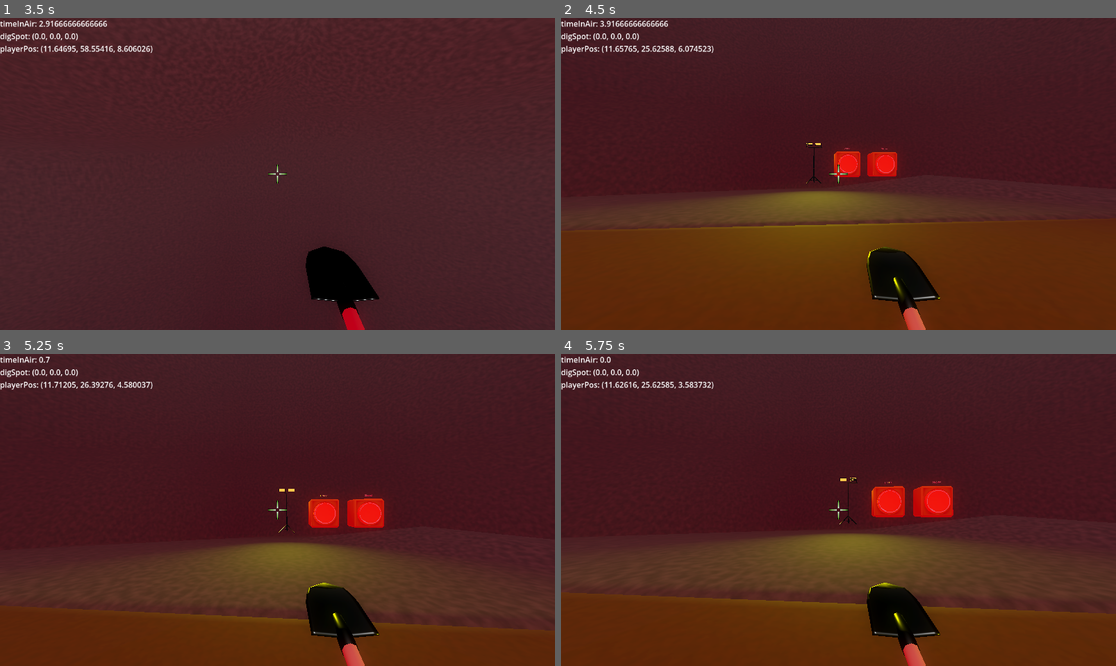
Above: before the commit, frames 1-4 (two rows, left to right).
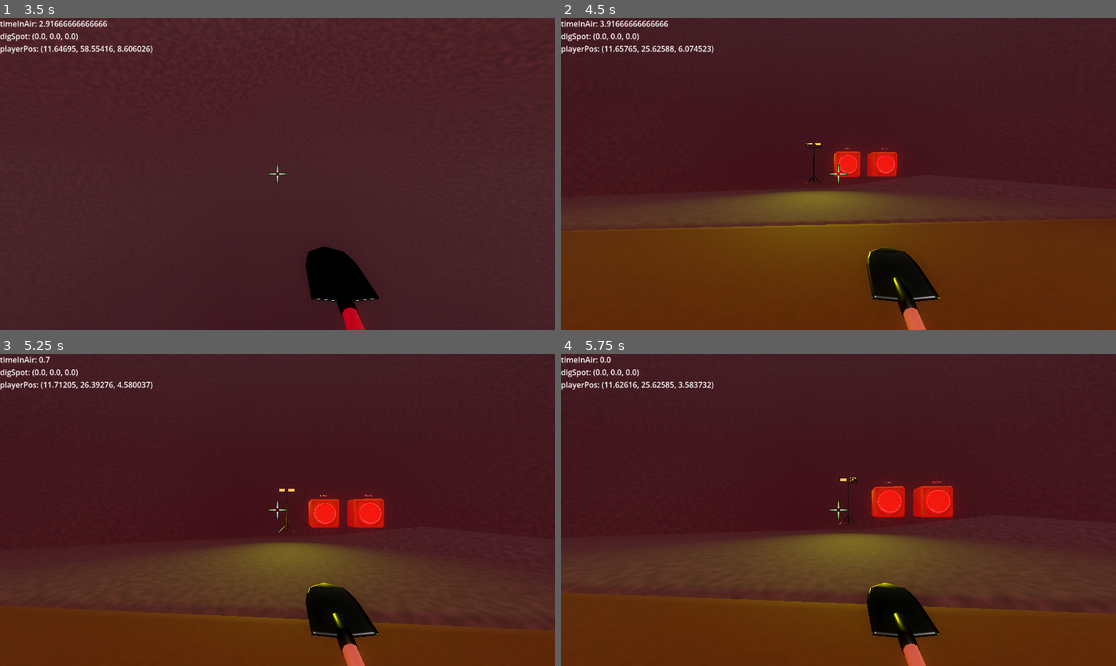
Above: after the commit, the same moments.

Repository: adamgiles1/digging-game
Game: Godot game, scene res://MainMenu.tscn
The game is run twice, just before and just after one commit, with the same random seed, the same clock (stepped at 60 frames per second) and the same inputs.
Inputs (mouse positions are in pixels of both pictures, inside the frame that each line leads up to):
- Up to frame 1 (3.5 s): click "Start Game" at 0.5 s; move the mouse to (305, 174) at 1.27 s; hold W (forward) from 1.28 s (still down); click (305, 174) at 1.35 s; tap Space (jump) at 1.52, 2.27 s; move the mouse to (249, 174) at 2.02 s; click (249, 174) at 2.1 s; move the mouse to (288, 167) at 2.77 s; right-click (288, 167) at 2.85 s; click (288, 167) at 3.05 s
- Up to frame 2 (4.5 s): keep holding W (forward); move the mouse to (832, 180) at 3.52 s; tap Shift at 3.6 s; tap Space (jump) at 3.77 s; click (832, 180) at 3.8 s; move the mouse to (877, 177) at 4.27 s; click (877, 177) at 4.35 s
- Up to frame 3 (5.25 s): keep holding W (forward); tap Space (jump) at 4.52 s; move the mouse to (233, 506) at 5.02 s; click (233, 506) at 5.1 s
- Up to frame 4 (5.75 s): keep holding W (forward); tap Space (jump) at 5.27 s

Frame 1 is identical in both runs. In frame 2, less than 0.1% of the frame differs, in the area x 45-64%, y 50-100%; in frame 3, less than 0.1%, in the area x 51-64%, y 47-100%; in frame 4, less than 0.1%.

Commit message:
Minecart track

Diff:
--- a/Game.tscn
+++ b/Game.tscn
@@ -5,7 +5,7 @@
 [ext_resource type="PackedScene" uid="uid://bjsjtrjonybcr" path="res://scripts/MarchingCubesGenerator.tscn" id="3_u44n3"]
 [ext_resource type="PackedScene" uid="uid://cqte4j0sxiqk8" path="res://items/lighting/SiteLight.tscn" id="4_sb48q"]
 [ext_resource type="PackedScene" uid="uid://brithxrc3iai1" path="res://items/button.tscn" id="4_t88pq"]
-[ext_resource type="PackedScene" uid="uid://dxqh3i4gxs5ag" path="res://items/Minecart.tscn" id="6_r0x5m"]
+[ext_resource type="PackedScene" uid="uid://bpvynq72e6th1" path="res://locations/MinecartDeposit.tscn" id="5_r0x5m"]
 
 [sub_resource type="Environment" id="Environment_sb48q"]
 background_mode = 2
@@ -82,6 +82,18 @@
 [node name="SiteLight2" parent="SiteStuff" unique_id=1649441935 instance=ExtResource("4_sb48q")]
 transform = Transform3D(0.49863157, 0.036967218, 0, -0.036967218, 0.49863157, 0, 0, 0, 0.5, 32.223644, 25.19319, 11.618603)
 
+[node name="SiteLight3" parent="SiteStuff" unique_id=728198820 instance=ExtResource("4_sb48q")]
+transform = Transform3D(-0.4976721, -0.04819215, 4.370029e-08, -0.04819215, 0.49767214, 9.848301e-10, -4.3316323e-08, -6.94687e-09, -0.5, -15.776356, 25.000032, 12.310799)
+
+[node name="SiteLight4" parent="SiteStuff" unique_id=633699386 instance=ExtResource("4_sb48q")]
+transform = Transform3D(-0.43301272, 0, 0.24999996, 0, 0.50000006, 0, -0.24999996, 0, -0.43301272, -8.876356, 24.900032, 30.310799)
+
+[node name="SiteLight5" parent="SiteStuff" unique_id=355310388 instance=ExtResource("4_sb48q")]
+transform = Transform3D(0.35355335, 0, 0.3535534, 0, 0.50000006, 0, -0.3535534, 0, 0.35355335, 23.123644, 24.900032, 30.310799)
+
+[node name="MinecartDeposit" parent="SiteStuff" unique_id=700178202 instance=ExtResource("5_r0x5m")]
+transform = Transform3D(-4.371139e-08, 0, -1, 0, 1, 0, 1, 0, -4.371139e-08, 6.4275684, 25.554272, 41.873302)
+
 [node name="Button" parent="." unique_id=28593587 instance=ExtResource("4_t88pq")]
 transform = Transform3D(1, 0, 0, 0, 1, 0, 0, 0, 1, 13.785077, 26.773952, -10.812453)
 
@@ -108,7 +120,4 @@
 light_negative = true
 omni_range = 20.0
 
-[node name="Minecart" parent="." unique_id=497628601 instance=ExtResource("6_r0x5m")]
-transform = Transform3D(-2.1855694e-08, 0, 0.5, 0, 0.5, 0, -0.5, 0, -2.1855694e-08, 6.259908, 25.603157, 39.02667)
-
 [editable path="cave"]
--- a/GameManager.gd
+++ b/GameManager.gd
@@ -43,11 +43,14 @@
 		rock.dig_touch()
 
 func init_world() -> void:
+	### place rocks
 	var start = Time.get_unix_time_from_system()
 	for x in range(dirt_x_neg_edge, dirt_x_pos_edge):
 		for y in range(20, dirt_top_height):
 			for z in range(dirt_z_neg_edge, dirt_z_pos_edge):
-				spawn_thing(Vector3(x, y, z))
+				if randi_range(0, 2) == 0:
+					var offset := Vector3(randf_range(-.5, .5), randf_range(-.25, .25), randf_range(-.5, .5))
+					spawn_rock(Vector3(x, y, z) + offset, Vector3(randf_range(0, TAU), randf_range(0, TAU), randf_range(0, TAU)))
 	var end = Time.get_unix_time_from_system()
 	print("took ", (end - start), " seconds to place rocks")
 
@@ -55,10 +58,11 @@
 	add_child(voxel_ground)
 	voxel_ground.initial_generate()
 
-func spawn_thing(pos: Vector3) -> void:
+func spawn_rock(pos: Vector3, rot: Vector3) -> void:
 	var rock: Rock = rock_scenes.pick_random().instantiate()
 	add_child(rock)
 	rock.global_position = pos
+	rock.rotation = rot
 
 func spawn_drone() -> Drone:
 	var drone: Drone = preload("res://equipment/drones/drone1.tscn").instantiate()
--- a/items/rock.gd
+++ b/items/rock.gd
@@ -22,6 +22,8 @@
 		if no_ground_below:
 			Debug.log_error_count("rockWouldHaveBeenPrevented", 1)
 		queue_free()
+
+	linear_velocity = Vector3(0, 1, 0)
 
 func check_if_dug_out() -> void:
 	var query := PhysicsShapeQueryParameters3D.new()
--- /dev/null
+++ b/locations/MinecartDeposit.tscn
@@ -0,0 +1,12 @@
+[gd_scene format=3 uid="uid://bpvynq72e6th1"]
+
+[ext_resource type="PackedScene" uid="uid://dxqh3i4gxs5ag" path="res://items/Minecart.tscn" id="1_iyhcg"]
+[ext_resource type="PackedScene" uid="uid://bw13mqr7l3mtf" path="res://assets/models/minecart-track.glb" id="2_jp5yq"]
+
+[node name="MinecartDeposit" type="Node3D" unique_id=700178202]
+
+[node name="Minecart" parent="." unique_id=497628601 instance=ExtResource("1_iyhcg")]
+transform = Transform3D(-0.5, 0, 4.371139e-08, 0, 0.5, 0, -4.371139e-08, 0, -0.5, 0, 0, 0)
+
+[node name="minecart-track" parent="." unique_id=1390946563 instance=ExtResource("2_jp5yq")]
+transform = Transform3D(-1.7484556e-08, 0, 0.4, 0, 0.4, 0, -0.4, 0, -1.7484556e-08, -0.499, -0.467, 0)
--- a/player/player.gd
+++ b/player/player.gd
@@ -103,8 +103,6 @@
 				if len(inventory.stored_rocks) > 0:
 					minecart.deposit(inventory)
 				input_cd = .2
-			print("hit: ", interact_ray.get_collider())
-			print("is: ", interact_ray.get_collider() is Minecart)
 
 		if Input.is_action_just_pressed("interact_alt"):
 			place_light()
Binary file added: assets/models/minecart-track.glb
Not shown, added: assets/models/minecart-track.glb.import
Binary file added: assets/models/minecart-track_ImphenziaPixel-Attributes.png
Not shown, added: assets/models/minecart-track_ImphenziaPixel-Attributes.png.import
Binary file added: assets/models/minecart-track_ImphenziaPixel-BaseColor.png
Not shown, added: assets/models/minecart-track_ImphenziaPixel-BaseColor.png.import
Binary file added: assets/models/minecart-track_ImphenziaPixel-Emission.png
Not shown, added: assets/models/minecart-track_ImphenziaPixel-Emission.png.import
Not shown, added: assets/models/minecart-track.blend
Not shown, added: assets/models/minecart-track.blend1
